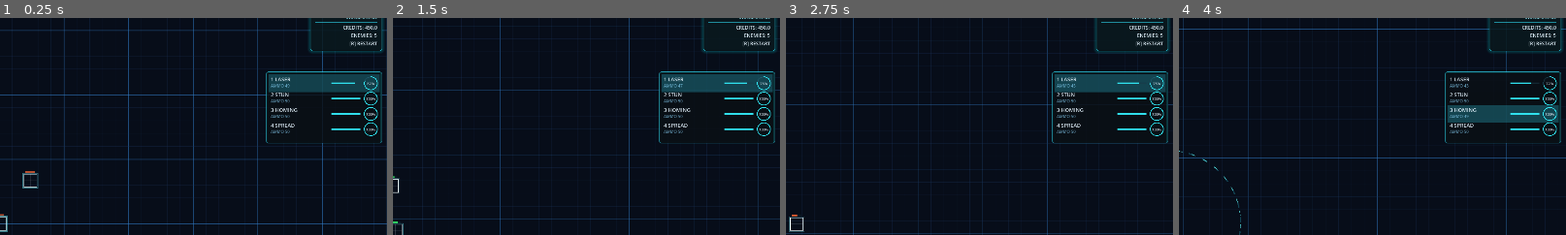
Above: before the commit, frames 1-4 (left to right).
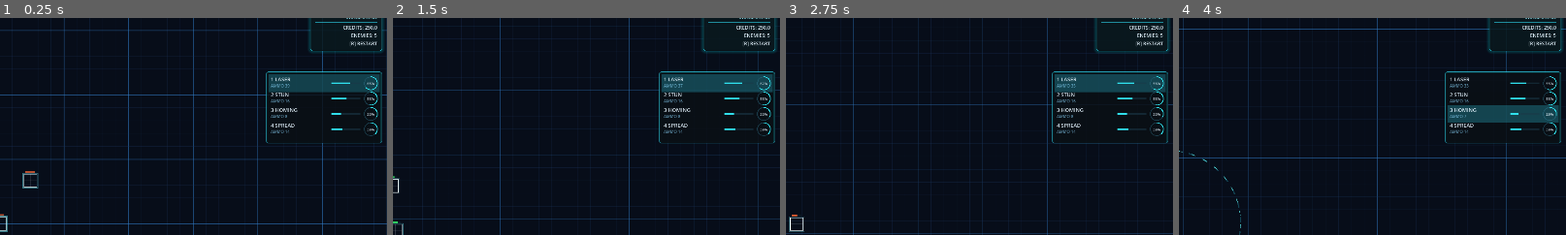
Above: after the commit, the same moments.

Repository: sudheej/neon.io
Game: Godot game, scene res://scenes/Main.tscn
Two runs of this game, one before a commit and one after it. Both use one fixed random seed, a clock stepped at 60 frames per second and the inputs below.
Inputs (mouse positions are % of the whole screen's width and height, from its top left):
- Up to frame 1 (0.25 s): no input
- Up to frame 2 (1.5 s): move the mouse to (72, 45) at 0.52 s; hold D (move_right) 0.53-1.28 s; hold E (expand_mode) 0.53-1.28 s; move the mouse to (30, 55) at 1.27 s; hold S (move_down) from 1.28 s (still down); click (30, 55) at 1.35 s
- Up to frame 3 (2.75 s): move the mouse to (60, 28) at 2.02 s; release S (move_down) at 2.03 s; hold D (move_right) from 2.03 s (still down); hold [ (select_prev_slot) from 2.03 s (still down)
- Up to frame 4 (4 s): move the mouse to (45, 70) at 2.77 s; release D (move_right) at 2.78 s; release [ (select_prev_slot) at 2.78 s; hold W (move_up) 2.78-3.53 s; tap Q (toggle_range) at 2.85 s; move the mouse to (80, 65) at 3.52 s; hold A (move_left) from 3.53 s (still down); hold 3 (weapon_homing) from 3.53 s (still down)
The pictures show only the part of the screen within x 50-100%, y 3-53%; the shares and areas given below are measured in that part.

The runs differ from the first frame. In frame 1, 0.3% of the frame differs, in the area x 73-98%, y 3-55%; in frame 2, 0.4%; in frame 3, 0.4%; in frame 4, 0.4%.

Commit message:
Economy improvement

Diff:
--- a/src/presentation/player/Player.gd
+++ b/src/presentation/player/Player.gd
@@ -7,7 +7,19 @@
 
 const MOVE_SPEED: float = 180.0
 const ACCEL: float = 12.0
-const EXPAND_COST: float = 50.0
+const EXPAND_COST: float = 60.0
+const KILL_REWARD_BASE: float = 6.5
+const KILL_REWARD_PER_EXTRA_CELL: float = 2.0
+const KILL_REWARD_MAX: float = 20.0
+const KILL_COMBO_WINDOW: float = 4.0
+const KILL_COMBO_BONUS_STEP: float = 1.0
+const KILL_COMBO_BONUS_MAX: float = 4.0
+const LOW_CREDIT_THRESHOLD: float = 10.0
+const LOW_CREDIT_STIPEND: float = 2.0
+const LOW_CREDIT_INTERVAL: float = 5.0
+const LOW_HEALTH_THRESHOLD: float = 0.4
+const CRITICAL_SFX_COOLDOWN: float = 4.0
+const CRITICAL_SFX_PATH: String = "res://assets/audio/ui/critical.wav"
 const HUMAN_DAMAGE_MULTIPLIER: float = 0.6
 const ARMOR_REDUCTION_PER_CELL: float = 0.04
 const ARMOR_REDUCTION_MAX: float = 0.4
@@ -18,7 +30,8 @@
 const COLLISION_AI_PUSH_SCALE: float = 0.55
 const COLLISION_PULSE_LIFE: float = 0.18
 var velocity: Vector2 = Vector2.ZERO
-var xp: float = 450.0
+var xp: float = 250.0
+var expansions_bought: int = 0
 var expand_mode: bool = false
 var expand_hold: bool = false
 var show_range: bool = false
@@ -38,6 +51,13 @@
 var regen_delay: float = 3.0
 var regen_rate: float = 4.0
 var regen_timer: float = 0.0
+var combo_chain: int = 0
+var combo_timer: float = 0.0
+var low_credit_timer: float = LOW_CREDIT_INTERVAL
+var critical_sfx_timer: float = 0.0
+var critical_sfx_armed: bool = true
+var event_audio_loaded: bool = false
+var critical_sfx: AudioStream = null
 
 var move_command: Vector2 = Vector2.ZERO
 var expand_command: bool = false
@@ -81,6 +101,24 @@
 		regen_timer = maxf(regen_timer - delta, 0.0)
 	elif health < max_health:
 		health = minf(max_health, health + regen_rate * delta)
+	if combo_timer > 0.0:
+		combo_timer = maxf(combo_timer - delta, 0.0)
+	elif combo_chain > 0:
+		combo_chain = 0
+	low_credit_timer = maxf(low_credit_timer - delta, 0.0)
+	critical_sfx_timer = maxf(critical_sfx_timer - delta, 0.0)
+	if not is_ai:
+		if xp < LOW_CREDIT_THRESHOLD and low_credit_timer <= 0.0:
+			add_xp(LOW_CREDIT_STIPEND)
+			low_credit_timer = LOW_CREDIT_INTERVAL
+		var health_ratio := health / maxf(max_health, 0.001)
+		if health_ratio <= LOW_HEALTH_THRESHOLD:
+			if critical_sfx_armed and critical_sfx_timer <= 0.0:
+				_play_critical_sfx()
+				critical_sfx_timer = CRITICAL_SFX_COOLDOWN
+				critical_sfx_armed = false
+		elif health_ratio >= LOW_HEALTH_THRESHOLD + 0.08:
+			critical_sfx_armed = true
 	pulse_timer -= delta
 	if pulse_timer <= 0.0:
 		_spawn_pulse()
@@ -176,6 +214,15 @@
 func add_xp(amount: float) -> void:
 	xp += amount
 
+func award_kill_reward(base_reward: float) -> void:
+	var chain_next = combo_chain + 1 if combo_timer > 0.0 else 1
+	var combo_bonus = minf(float(max(0, chain_next - 1)) * KILL_COMBO_BONUS_STEP, KILL_COMBO_BONUS_MAX)
+	add_xp(base_reward + combo_bonus)
+	combo_chain = chain_next
+	combo_timer = KILL_COMBO_WINDOW
+	if combo_bonus > 0.0:
+		print("[reward] combo x%d bonus=%.1f" % [combo_chain, combo_bonus])
+
 func spend_xp(amount: float) -> bool:
 	if xp < amount:
 		return false
@@ -234,6 +281,7 @@
 		return
 	if shape.add_cell(target):
 		xp -= EXPAND_COST
+		expansions_bought += 1
 		weapon_system.on_shape_changed()
 		_set_active_cell(target)
 		queue_redraw()
@@ -280,10 +328,23 @@
 	damage_blink_phase = 0.0
 	damage_blink_color = _get_damage_blink_color(weapon_type)
 	if health <= 0.0 and not is_dying:
-		if source != null and source.has_method("add_xp"):
-			source.add_xp(10.0)
+		if source != null and source.has_method("award_kill_reward"):
+			source.award_kill_reward(_compute_kill_reward())
+		elif source != null and source.has_method("add_xp"):
+			source.add_xp(_compute_kill_reward())
 		emit_signal("died", self)
 		_start_death()
+
+func _compute_kill_reward() -> float:
+	var cell_count = 1
+	if shape != null:
+		cell_count = max(1, shape.cells.size())
+	var reward = KILL_REWARD_BASE + float(max(0, cell_count - 1)) * KILL_REWARD_PER_EXTRA_CELL
+	reward = minf(reward, KILL_REWARD_MAX)
+	var world = get_tree().get_first_node_in_group("world")
+	if world != null and world.has_method("get_kill_reward_multiplier"):
+		reward *= float(world.get_kill_reward_multiplier())
+	return reward
 
 func local_to_grid(v: Vector2) -> Vector2i:
 	return shape.local_to_grid(v)
@@ -315,6 +376,7 @@
 		return
 	if shape.add_cell(grid_pos):
 		xp -= EXPAND_COST
+		expansions_bought += 1
 		weapon_system.on_shape_changed()
 		_set_active_cell(grid_pos)
 		queue_redraw()
@@ -384,6 +446,45 @@
 			return Color(0.75, 0.4, 1.0, 1.0)
 		_:
 			return Color(1.0, 0.4, 0.4, 1.0)
+
+func _play_critical_sfx() -> void:
+	if is_ai:
+		return
+	_ensure_event_audio_loaded()
+	_play_event_sfx(critical_sfx, -4.5)
+
+func _play_event_sfx(stream: AudioStream, volume_db: float) -> void:
+	if stream == null:
+		return
+	var player := AudioStreamPlayer.new()
+	player.stream = stream
+	player.volume_db = volume_db
+	player.pitch_scale = 1.0
+	var world := get_tree().get_first_node_in_group("world")
+	if world != null:
+		world.add_child(player)
+	else:
+		get_tree().current_scene.add_child(player)
+	player.play()
+	player.finished.connect(player.queue_free)
+
+func _ensure_event_audio_loaded() -> void:
+	if event_audio_loaded:
+		return
+	event_audio_loaded = true
+	critical_sfx = _load_imported_audio(CRITICAL_SFX_PATH)
+	if critical_sfx == null:
+		critical_sfx = ResourceLoader.load(CRITICAL_SFX_PATH) as AudioStream
+
+func _load_imported_audio(source_path: String) -> AudioStream:
+	var import_path := source_path + ".import"
+	var cfg := ConfigFile.new()
+	if cfg.load(import_path) != OK:
+		return null
+	var remap_path := cfg.get_value("remap", "path", "") as String
+	if remap_path.is_empty():
+		return null
+	return ResourceLoader.load(remap_path) as AudioStream
 
 func _draw_pulse_edges(rect: Rect2) -> void:
 	for pulse in pulses:
--- a/src/presentation/weapons/WeaponSystem.gd
+++ b/src/presentation/weapons/WeaponSystem.gd
@@ -8,9 +8,9 @@
 const HOMING_COST: float = 0.0
 const SPREAD_COST: float = 0.0
 const LASER_PACK_COST: float = 4.0
-const STUN_PACK_COST: float = 8.0
-const HOMING_PACK_COST: float = 12.0
-const SPREAD_PACK_COST: float = 6.0
+const STUN_PACK_COST: float = 6.0
+const HOMING_PACK_COST: float = 7.0
+const SPREAD_PACK_COST: float = 5.0
 const LASER_PACK_AMMO: int = 15
 const STUN_PACK_AMMO: int = 8
 const HOMING_PACK_AMMO: int = 5
@@ -49,10 +49,16 @@
 	WeaponSlot.WeaponType.SPREAD: 0.65
 }
 var weapon_ammo: Dictionary = {
-	WeaponSlot.WeaponType.LASER: 50,
-	WeaponSlot.WeaponType.STUN: 50,
-	WeaponSlot.WeaponType.HOMING: 50,
-	WeaponSlot.WeaponType.SPREAD: 50
+	WeaponSlot.WeaponType.LASER: 40,
+	WeaponSlot.WeaponType.STUN: 16,
+	WeaponSlot.WeaponType.HOMING: 8,
+	WeaponSlot.WeaponType.SPREAD: 14
+}
+var shots_fired_by_weapon: Dictionary = {
+	WeaponSlot.WeaponType.LASER: 0,
+	WeaponSlot.WeaponType.STUN: 0,
+	WeaponSlot.WeaponType.HOMING: 0,
+	WeaponSlot.WeaponType.SPREAD: 0
 }
 var auto_reload: bool = true
 var preferred_target: Node2D = null
@@ -253,7 +259,11 @@
 		used_targets[target] = true
 		_fire_at_target(slot, origin, target, enemies)
 		_consume_ammo(weapon_type, 1)
+		shots_fired_by_weapon[weapon_type] = int(shots_fired_by_weapon.get(weapon_type, 0)) + 1
 		slot_cooldowns[slot] = weapon_cooldowns.get(weapon_type, FIRE_COOLDOWN)
+
+func get_shots_fired_by_weapon() -> Dictionary:
+	return shots_fired_by_weapon.duplicate(true)
 
 func is_slot_blocked(slot) -> bool:
 	return slot_blocked.get(slot, false)
--- a/src/presentation/world/World.gd
+++ b/src/presentation/world/World.gd
@@ -5,8 +5,14 @@
 const ENEMY_START: int = 5
 const ENEMY_SPAWN_RADIUS: float = 260.0
 const MAX_ENEMIES: int = 16
-const SPAWN_INTERVAL: float = 2.4
+const SPAWN_INTERVAL: float = 2.2
+const SURGE_CYCLE_SECONDS: float = 36.0
+const SURGE_DURATION_SECONDS: float = 8.0
+const SURGE_SPAWN_MULT: float = 0.7
 const SPAWN_RAMP_SECONDS: float = 25.0
+const DANGER_WINDOW_SECONDS: float = 6.0
+const KILL_REWARD_DANGER_MULT: float = 1.35
+const TELEMETRY_INTERVAL: float = 10.0
 const PlayerScene = preload("res://src/presentation/scenes/Player.tscn")
 const AIControllerScript = preload("res://src/input/AIInputSource.gd")
 
@@ -17,6 +23,8 @@
 var pending_hud_shot: bool = false
 var input_enabled: bool = true
 var camera_follow_speed: float = 6.0
+var telemetry_enabled: bool = true
+var telemetry_timer: float = TELEMETRY_INTERVAL
 
 @onready var player = $Player
 @onready var enemies_root = $Enemies
@@ -28,7 +36,9 @@
 func _ready() -> void:
 	add_to_group("world")
 	_randomize_enemies()
-	spawn_timer = SPAWN_INTERVAL
+	spawn_timer = _current_spawn_interval()
+	if OS.get_cmdline_args().has("--no-telemetry"):
+		telemetry_enabled = false
 	if player != null and player.has_signal("died"):
 		player.died.connect(_on_player_died)
 	_maybe_schedule_hud_screenshot()
@@ -54,6 +64,11 @@
 		camera.global_position = camera.global_position.lerp(focus, t)
 	elapsed += delta
 	var combatants: Array[Node] = _get_combatants()
+	if telemetry_enabled:
+		telemetry_timer -= delta
+		if telemetry_timer <= 0.0:
+			telemetry_timer = TELEMETRY_INTERVAL
+			_log_telemetry(combatants)
 	_process_combatants(delta, combatants)
 	_update_hud(combatants)
 	_maybe_spawn_enemy(delta, combatants.size() - 1)
@@ -126,7 +141,7 @@
 	spawn_timer -= delta
 	if spawn_timer > 0.0:
 		return
-	spawn_timer = SPAWN_INTERVAL
+	spawn_timer = _current_spawn_interval()
 	var cap = _current_enemy_cap()
 	if enemy_count >= cap:
 		return
@@ -146,9 +161,30 @@
 	var ramp = int(floor(elapsed / SPAWN_RAMP_SECONDS))
 	return clamp(ENEMY_START + ramp, ENEMY_START, MAX_ENEMIES)
 
+func _current_spawn_interval() -> float:
+	if _is_surge_active():
+		return SPAWN_INTERVAL * SURGE_SPAWN_MULT
+	return SPAWN_INTERVAL
+
+func _is_surge_active() -> bool:
+	if SURGE_CYCLE_SECONDS <= 0.0 or elapsed < SURGE_CYCLE_SECONDS:
+		return false
+	return fmod(elapsed, SURGE_CYCLE_SECONDS) < SURGE_DURATION_SECONDS
+
+func get_kill_reward_multiplier() -> float:
+	if SPAWN_RAMP_SECONDS <= 0.0:
+		return 1.0
+	var cycle = fmod(elapsed, SPAWN_RAMP_SECONDS)
+	if cycle < DANGER_WINDOW_SECONDS:
+		return KILL_REWARD_DANGER_MULT
+	return 1.0
+
 func _on_player_died(_victim: Node) -> void:
 	game_over = true
 	game_over_pulse = 0.0
+	if telemetry_enabled:
+		_log_telemetry(_get_combatants())
+		_log_telemetry_summary()
 	if game_over_layer != null:
 		game_over_layer.visible = true
 	_update_game_over_time()
@@ -189,3 +225,48 @@
 
 func request_restart() -> void:
 	get_tree().reload_current_scene()
+
+func _log_telemetry(combatants: Array[Node]) -> void:
+	if player == null or not is_instance_valid(player):
+		return
+	var enemy_count = max(combatants.size() - 1, 0)
+	var xp_val = float(player.get("xp"))
+	var expansions = int(player.get("expansions_bought"))
+	var cells = 1
+	if player.has_node("PlayerShape"):
+		var shape = player.get_node("PlayerShape")
+		if shape != null:
+			var shape_cells = shape.get("cells")
+			if shape_cells is Dictionary:
+				cells = max(1, (shape_cells as Dictionary).size())
+	var usage_text = _weapon_usage_text()
+	print(
+		"[telemetry] t=%.1fs credits=%.1f cells=%d expansions=%d enemies=%d surge=%d usage={%s}" %
+		[elapsed, xp_val, cells, expansions, enemy_count, 1 if _is_surge_active() else 0, usage_text]
+	)
+
+func _log_telemetry_summary() -> void:
+	if player == null or not is_instance_valid(player):
+		return
+	var xp_val = float(player.get("xp"))
+	var expansions = int(player.get("expansions_bought"))
+	var usage_text = _weapon_usage_text()
+	print(
+		"[telemetry-summary] survived=%.1fs credits=%.1f expansions=%d surge=%d usage={%s}" %
+		[elapsed, xp_val, expansions, 1 if _is_surge_active() else 0, usage_text]
+	)
+
+func _weapon_usage_text() -> String:
+	if player == null or not is_instance_valid(player):
+		return ""
+	if not player.has_node("WeaponSystem"):
+		return ""
+	var system = player.get_node("WeaponSystem")
+	if system == null or not system.has_method("get_shots_fired_by_weapon"):
+		return ""
+	var usage: Dictionary = system.get_shots_fired_by_weapon()
+	var laser = int(usage.get(WeaponSlot.WeaponType.LASER, 0))
+	var stun = int(usage.get(WeaponSlot.WeaponType.STUN, 0))
+	var homing = int(usage.get(WeaponSlot.WeaponType.HOMING, 0))
+	var spread = int(usage.get(WeaponSlot.WeaponType.SPREAD, 0))
+	return "laser:%d stun:%d homing:%d spread:%d" % [laser, stun, homing, spread]
Not shown, added: assets/audio/ui/critical.wav.import
Not shown, added: assets/audio/ui/powerup.wav.import
Not shown, added: scripts/ui/WeaponHud.gd.uid
Not shown, added: src/domain/commands/Command.gd.uid
Not shown, added: src/domain/events/GameEvent.gd.uid
Not shown, added: src/domain/state/GameState.gd.uid
Not shown, added: src/domain/weapons/WeaponSlot.gd.uid
Not shown, added: src/domain/world/GameWorld.gd.uid
Not shown, added: src/infrastructure/agent/AgentBridge.gd.uid
Not shown, added: src/infrastructure/agent/LocalAgentStub.gd.uid
Not shown, added: src/infrastructure/network/LocalNetworkAdapter.gd.uid
Not shown, added: src/infrastructure/network/NetworkAdapter.gd.uid
(and 20 more such lines)
